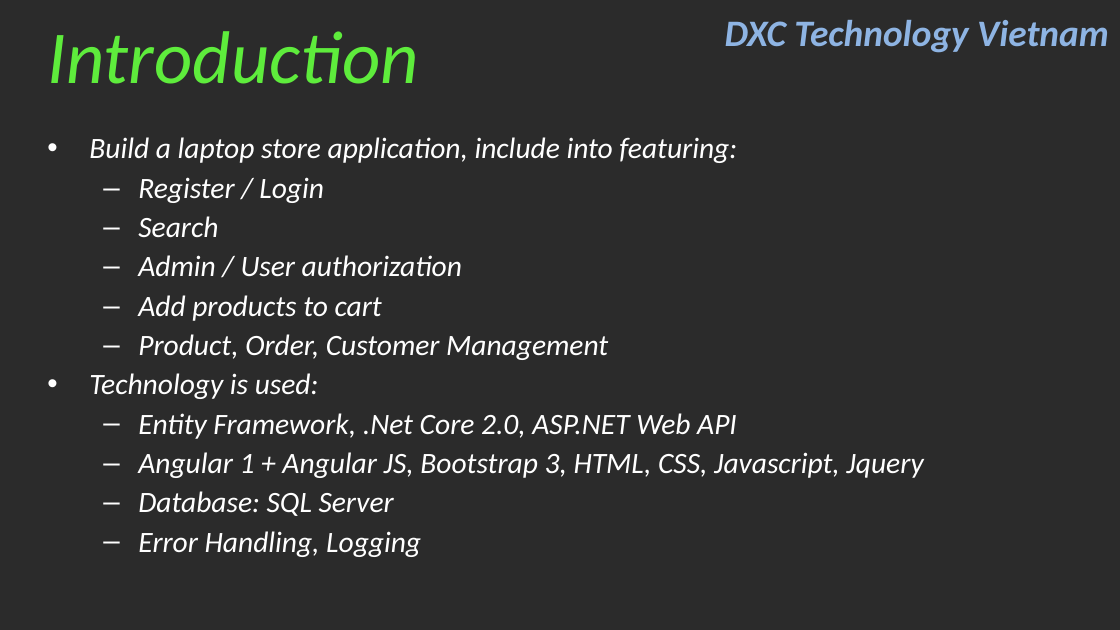
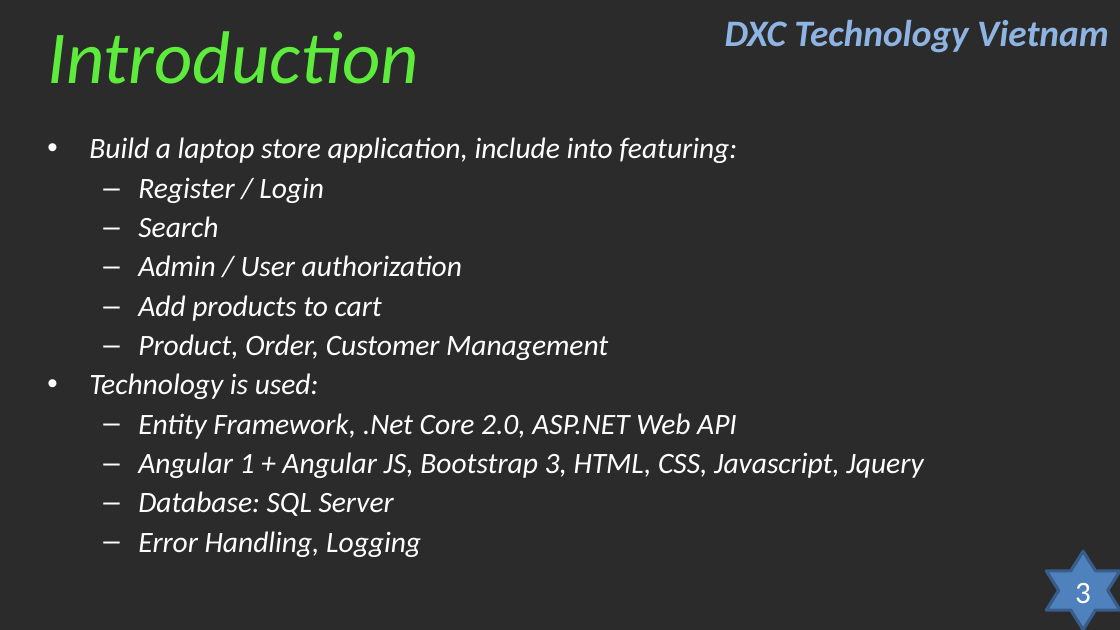
Before and after one commit to kienlc1610/LaptopStore, a slide deck: slide 3 of LaptopStore/Final Assigment.ppt. Drawn at 1120x630 pixels with LibreOffice and Linux fonts; fonts in the diff are those of the drawing; background and template pictures are left out; a plain dark background stands for a picture behind light text. Boxes give left, top, right and bottom in pixels: in the first picture for what was removed or moved away, otherwise in the second. Text is boxed around its words. In the diff, an @@ line names an element or a change of style, - is before the commit and + after.

```diff
--- a/LaptopStore/Final Assigment.ppt
+++ b/LaptopStore/Final Assigment.ppt
@@ freeform shape added at (1046,551,1120,629), fill #4F81BD, outline #385D8A 2.01 pt @@
@@ page number added at (1075,583,1091,603), 20 pt, text #FFFFFF @@
+3
```
Also in this commit, not shown: 10 other slides changed.
